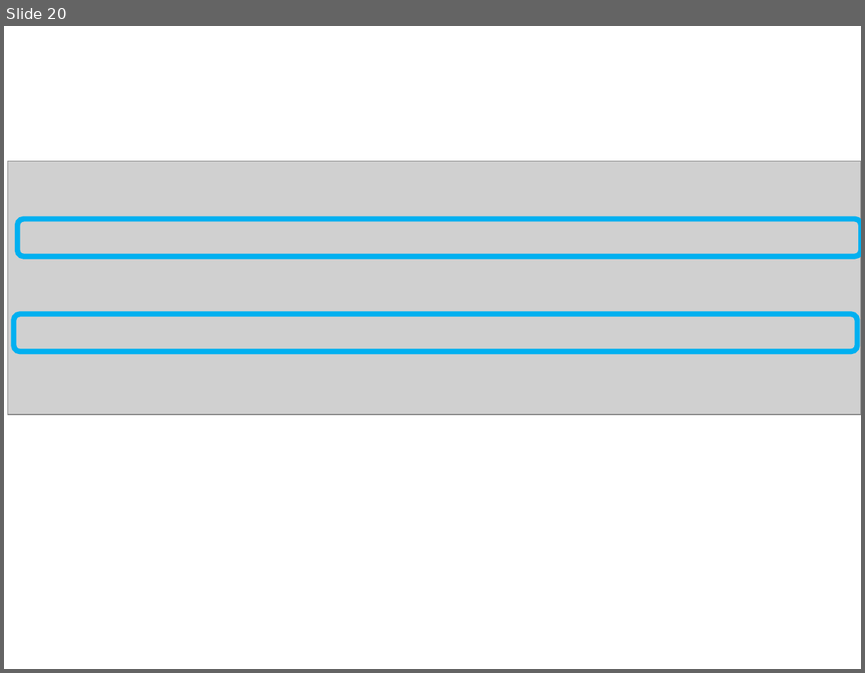
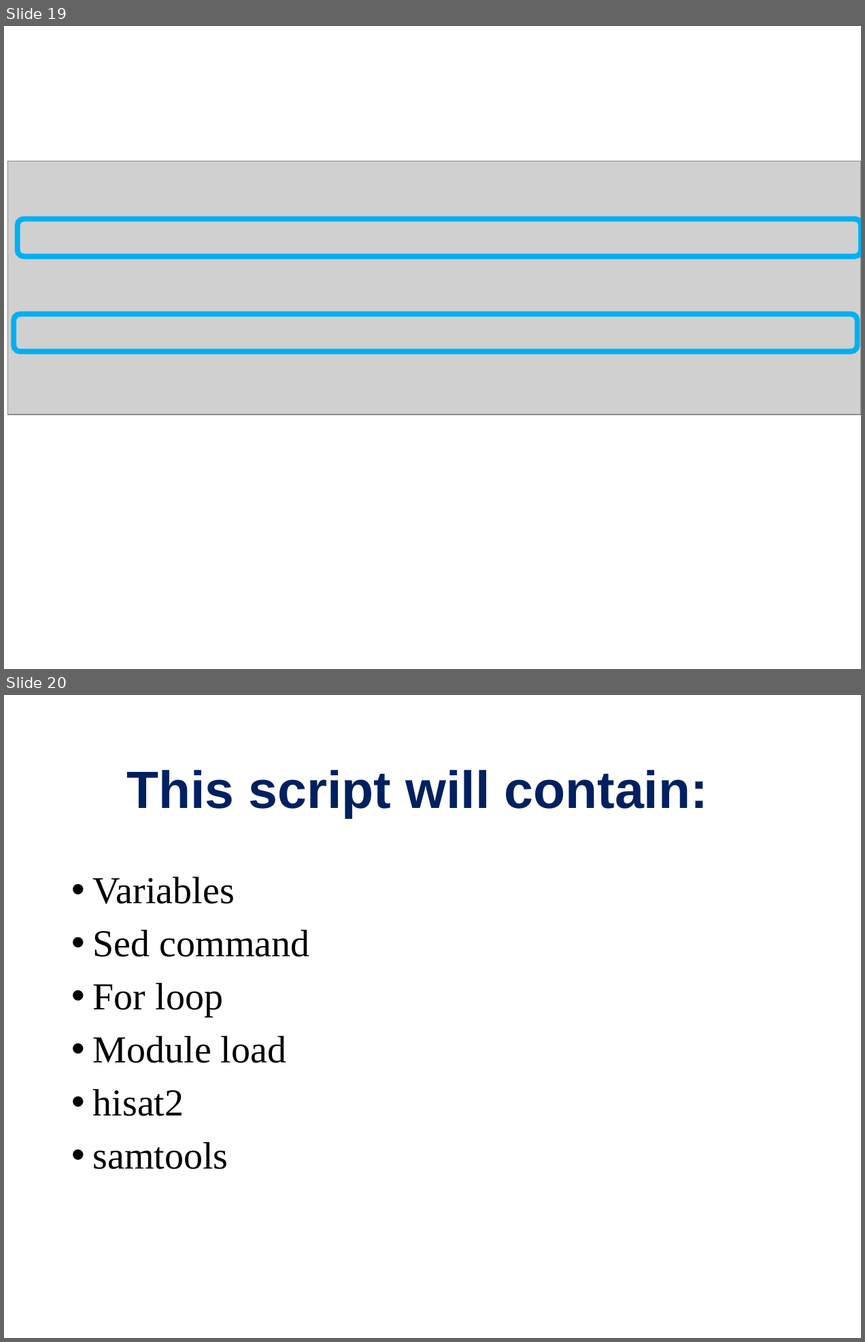
Before and after one commit to PRodriguez19/Intro-to-rnaseq, a slide deck: lectures/Lecture9-MMG232.pptx. Shown one above the other, each under a label of ours: slide 20 before the commit, slides 19 and 20 after it. The pictures are 865x673 and 865x1342 pixels, drawn with LibreOffice and Linux fonts; fonts in the diff are those of the drawing; grey boxes stand for pictures. Boxes give left, top, right and bottom in pixels: in the first picture for what was removed or moved away, otherwise in the second. Text is boxed around its words. In the diff, an @@ line names an element or a change of style, - is before the commit and + after.

```diff
--- a/lectures/Lecture9-MMG232.pptx
+++ b/lectures/Lecture9-MMG232.pptx
@@ slide 20 added at [4,695,861,1338], background #FFFFFF @@
@@ title added at [126,770,708,818], 44 pt, text #002060, bold @@
+This script will contain:
@@ text added at [93,877,310,1169], 32 pt, text #000000 @@
+• Variables
+• Sed command
+• For loop
+• Module load
+• hisat2
+• samtools
@@ what was slide 20 is now slide 19 @@
```
Also in this commit, not shown: 7 slides changed, 5 other slides added, 1 other file.
